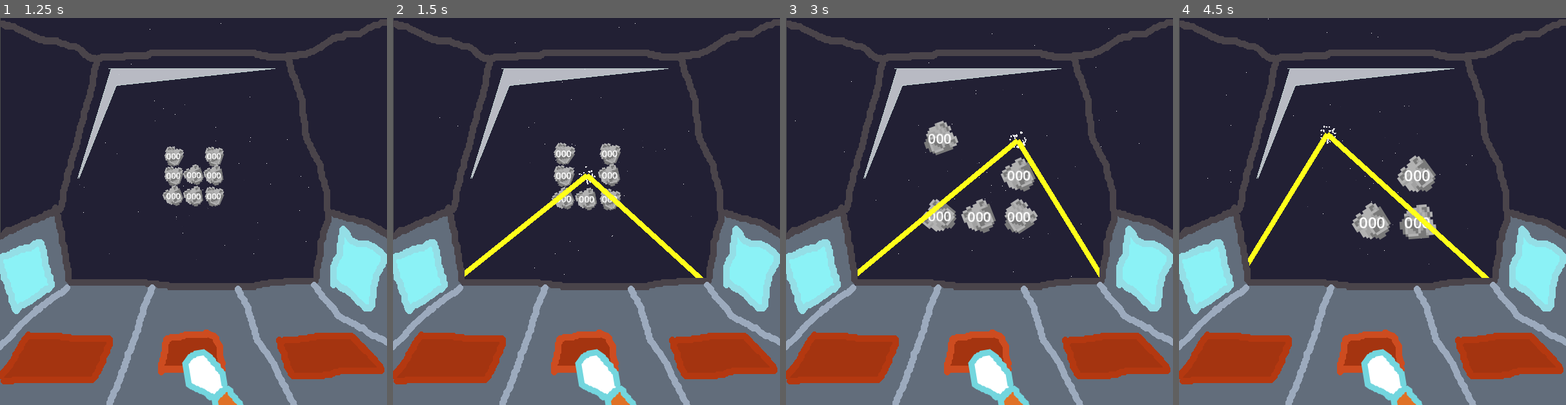
Above: before the commit, frames 1-4 (left to right).
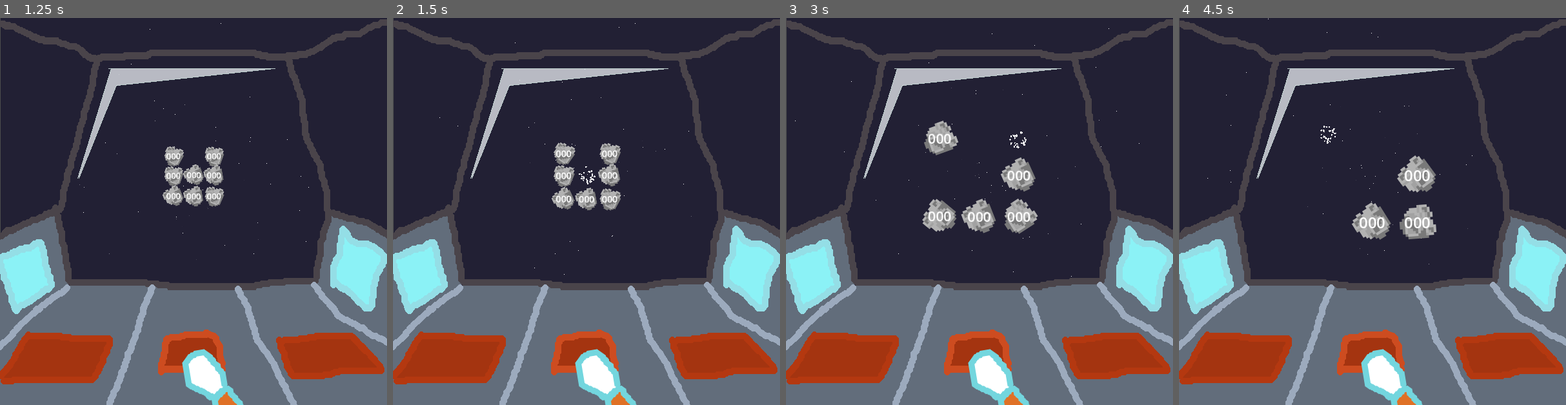
Above: after the commit, the same moments.

Repository: sugarvoid/alpha-space
Game: Godot game, scene res://game/game.tscn
Same seed, same stepped clock (60 frames per second), same inputs: the game is played once before the commit and once after it. The project has no main scene, so this scene is started directly.
Inputs:
- Up to frame 1 (1.25 s): hold Keypad 8 (num_pad_eight) from 0.53 s (still down)
- Up to frame 2 (1.5 s): release Keypad 8 (num_pad_eight) at 1.28 s; tap Keypad 5 (num_pad_five) at 1.35 s
- Up to frame 3 (3 s): hold Keypad 4 (num_pad_four) 2.03-2.78 s; tap Keypad 9 (num_pad_nine) at 2.85 s
- Up to frame 4 (4.5 s): hold Keypad 1 (num_pad_one) 3.53-4.28 s; tap Keypad 7 (num_pad_seven) at 4.35 s

Frame 1 is identical in both runs. In frame 2, 1.1% of the frame differs, in the area x 18-81%, y 40-68%; in frame 3, 1.2%; in frame 4, 1.3%, in the area x 17-81%, y 29-68%.

Commit message:
Removed animation player from laser

Diff:
--- a/game/laser/laser.gd
+++ b/game/laser/laser.gd
@@ -2,7 +2,7 @@
 extends Node2D
 
 @onready var line_2d: Line2D = get_node("Line2D")
-@onready var animation_player: AnimationPlayer = get_node("AnimationPlayer")
+@onready var life_timer: Timer = get_node("Timer")
 
 var start_pos: Vector2
 var end_pos: Vector2
@@ -10,7 +10,11 @@
 func _ready() -> void:
 	assert(self.start_pos != Vector2.ZERO or self.start_pos != Vector2.ZERO, "Laser does not have a start or end point!")
 	self._create_line()
-	self.animation_player.play("flash")
+	self.life_timer.start(0.08)
+	await life_timer.timeout
+	self.queue_free()
+
+	#self.animation_player.play("flash")
 
 func _create_line() -> void:
 	self.line_2d.clear_points()
--- a/game/laser/laser.tscn
+++ b/game/laser/laser.tscn
@@ -1,31 +1,8 @@
-[gd_scene load_steps=4 format=3 uid="uid://dc5rsmpqsonru"]
+[gd_scene load_steps=2 format=3 uid="uid://dc5rsmpqsonru"]
 
 [ext_resource type="Script" path="res://game/laser/laser.gd" id="1_oaoc3"]
 
-[sub_resource type="Animation" id="Animation_rhkmv"]
-resource_name = "flash"
-length = 0.14
-step = 0.02
-tracks/0/type = "value"
-tracks/0/imported = false
-tracks/0/enabled = true
-tracks/0/path = NodePath(".:visible")
-tracks/0/interp = 1
-tracks/0/loop_wrap = true
-tracks/0/keys = {
-"times": PackedFloat32Array(0, 0.06, 0.12),
-"transitions": PackedFloat32Array(1, 1, 1),
-"update": 1,
-"values": [false, true, false]
-}
-
-[sub_resource type="AnimationLibrary" id="AnimationLibrary_1a7du"]
-_data = {
-"flash": SubResource("Animation_rhkmv")
-}
-
 [node name="Laser" type="Node2D"]
-visible = false
 script = ExtResource("1_oaoc3")
 
 [node name="Line2D" type="Line2D" parent="."]
@@ -33,7 +10,4 @@
 width = 8.0
 default_color = Color(1, 1, 0.101961, 1)
 
-[node name="AnimationPlayer" type="AnimationPlayer" parent="."]
-libraries = {
-"": SubResource("AnimationLibrary_1a7du")
-}
+[node name="Timer" type="Timer" parent="."]
